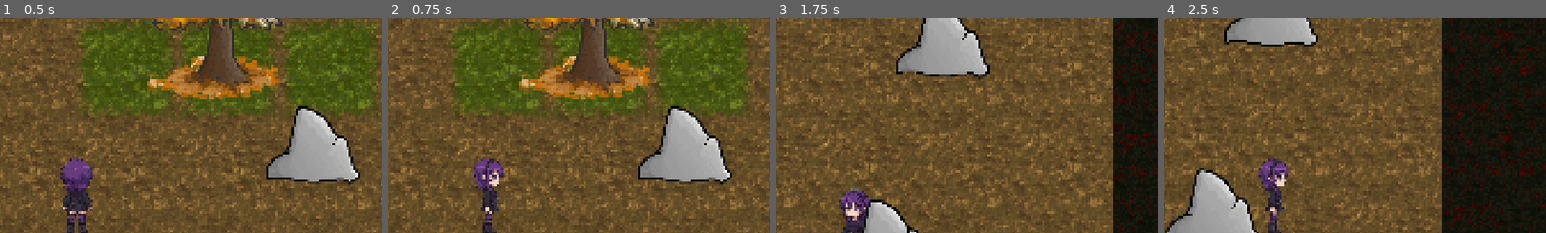
Above: before the commit, frames 1-4 (left to right).
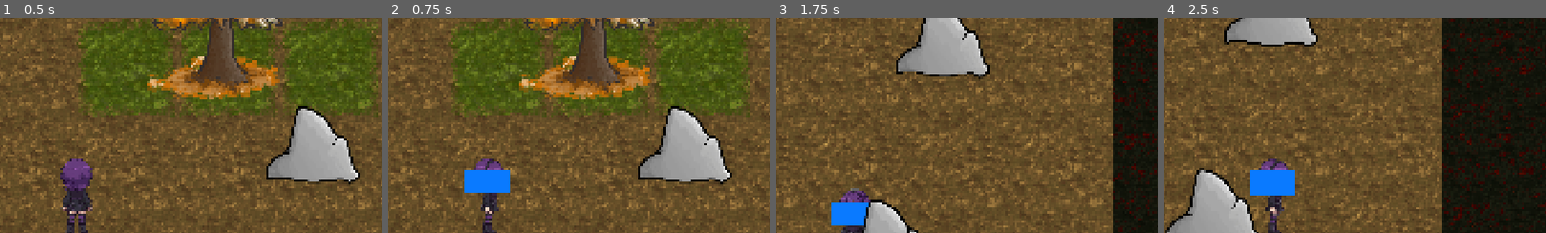
Above: after the commit, the same moments.

Repository: rew3es/the-remaining-cataclysms
Game: Godot game, scene res://levels/test_polygon/test_polygon.tscn
Same seed, same stepped clock (60 frames per second), same inputs: the game is played once before the commit and once after it.
Inputs (mouse positions are % of the whole screen's width and height, from its top left):
- Up to frame 1 (0.5 s): no input
- Up to frame 2 (0.75 s): tap Enter at 0.5 s; move the mouse to (72, 45) at 0.52 s; hold D (move_player_right) from 0.53 s (still down); click (72, 45) at 0.6 s
- Up to frame 3 (1.75 s): move the mouse to (30, 55) at 1.27 s; release D (move_player_right) at 1.28 s; hold S (move_player_back) from 1.28 s (still down); tap Space (player_dash) at 1.35 s; click (30, 55) at 1.55 s
- Up to frame 4 (2.5 s): move the mouse to (60, 28) at 2.02 s; release S (move_player_back) at 2.03 s; hold D (move_player_right) from 2.03 s (still down); click (60, 28) at 2.1 s
The pictures show only the part of the screen within x 40-90%, y 3-53%; the shares and areas given below are measured in that part.

Frame 1 is identical in both runs. In frame 2, 1.3% of the frame differs, in the area x 20-32%, y 70-82%; in frame 3, 1.0%; in frame 4, 1.4%, in the area x 22-35%, y 70-83%.

Commit message:
add attack(has bug)

Diff:
--- a/player/player.tscn
+++ b/player/player.tscn
@@ -2,12 +2,10 @@
 
 [ext_resource type="Script" uid="uid://bektb0hi2euxj" path="res://player/movement/move.gd" id="1_oul6g"]
 [ext_resource type="Script" uid="uid://drqrjrigsia03" path="res://player/sprites_change.gd" id="2_g1dw6"]
-[ext_resource type="Script" uid="uid://pqfdu33e0kch" path="res://common/Hitbox.gd" id="2_rkbax"]
+[ext_resource type="PackedScene" uid="uid://c36qrlydhvyw5" path="res://player/sword/sword.tscn" id="3_g1dw6"]
 
 [sub_resource type="CircleShape2D" id="CircleShape2D_pby22"]
 radius = 4.9999995
-
-[sub_resource type="RectangleShape2D" id="RectangleShape2D_g1dw6"]
 
 [node name="player" type="CharacterBody2D" unique_id=9046938 node_paths=PackedStringArray("character")]
 script = ExtResource("1_oul6g")
@@ -23,16 +21,9 @@
 scale = Vector2(-4.0542574, 1.3251656)
 shape = SubResource("CircleShape2D_pby22")
 
-[node name="Hitbox" type="Area2D" parent="." unique_id=1006607698]
-position = Vector2(0, -27)
-collision_layer = 32
-collision_mask = 16
-script = ExtResource("2_rkbax")
-damage = 15
-metadata/_custom_type_script = "uid://pqfdu33e0kch"
-
-[node name="CollisionShape2D" type="CollisionShape2D" parent="Hitbox" unique_id=1038672566]
-shape = SubResource("RectangleShape2D_g1dw6")
-
 [node name="Sprite" type="Sprite2D" parent="." unique_id=377353106]
 position = Vector2(0, -60)
+
+[node name="Sword" parent="." unique_id=478413639 instance=ExtResource("3_g1dw6")]
+position = Vector2(-76, -97)
+rotation = 1.5702772
--- /dev/null
+++ b/player/sword/sword.gd
@@ -0,0 +1,20 @@
+extends Node2D
+@onready var Hitbox_collision: Hitbox = $Hitbox
+var can_attack: bool = true
+func _ready() -> void:
+	_disable(true)
+func _process(delta: float) -> void:
+	if Input.is_action_just_pressed("fast_attack_key") and  can_attack:
+		can_attack = false
+		_disable(false)
+		print("fast_attack")
+		await get_tree().create_timer(0.5).timeout
+		_disable(true)
+		can_attack = true
+func _disable(on_off: bool):
+	if on_off:
+		Hitbox_collision.monitorable = false
+		Hitbox_collision.visible = false
+	else:
+		Hitbox_collision.monitorable = true
+		Hitbox_collision.visible = true
--- /dev/null
+++ b/player/sword/sword.tscn
@@ -0,0 +1,29 @@
+[gd_scene format=3 uid="uid://c36qrlydhvyw5"]
+
+[ext_resource type="Script" uid="uid://pqfdu33e0kch" path="res://common/Hitbox.gd" id="1_qnclt"]
+[ext_resource type="Script" uid="uid://j32ivn7d2nhr" path="res://player/sword/sword.gd" id="1_spjsr"]
+
+[sub_resource type="RectangleShape2D" id="RectangleShape2D_spjsr"]
+size = Vector2(58, 116)
+
+[node name="Sword" type="Node2D" unique_id=478413639]
+script = ExtResource("1_spjsr")
+
+[node name="Hitbox" type="Area2D" parent="." unique_id=26406097]
+position = Vector2(0, -27)
+collision_layer = 32
+collision_mask = 16
+script = ExtResource("1_qnclt")
+damage = 15
+metadata/_custom_type_script = "uid://pqfdu33e0kch"
+
+[node name="CollisionShape2D" type="CollisionShape2D" parent="Hitbox" unique_id=1135239284]
+position = Vector2(0, -48)
+shape = SubResource("RectangleShape2D_spjsr")
+
+[node name="ColorRect" type="ColorRect" parent="Hitbox" unique_id=97488615]
+offset_left = -29.0
+offset_top = -106.0
+offset_right = 30.0
+offset_bottom = 10.0
+color = Color(0.039215688, 0.47843137, 1, 1)
--- a/project.godot
+++ b/project.godot
@@ -57,6 +57,11 @@
 "events": [Object(InputEventKey,"resource_local_to_scene":false,"resource_name":"","device":-1,"window_id":0,"alt_press …(191 unchanged characters)…
 ]
 }
+fast_attack_key={
+"deadzone": 0.2,
+"events": [Object(InputEventMouseButton,"resource_local_to_scene":false,"resource_name":"","device":-1,"window_id":0,"alt_pressed":false,"shift_pressed":false,"ctrl_pressed":false,"meta_pressed":false,"button_mask":0,"position":Vector2(0, 0),"global_position":Vector2(0, 0),"factor":1.0,"button_index":1,"canceled":false,"pressed":false,"double_click":false,"script":null)
+]
+}
 
 [layer_names]
 
Not shown, added: player/sword/sword.gd.uid
Not shown, added: player/части тела/правая нога.png.import
Not shown, added: player/части тела/правая рука.png.import
